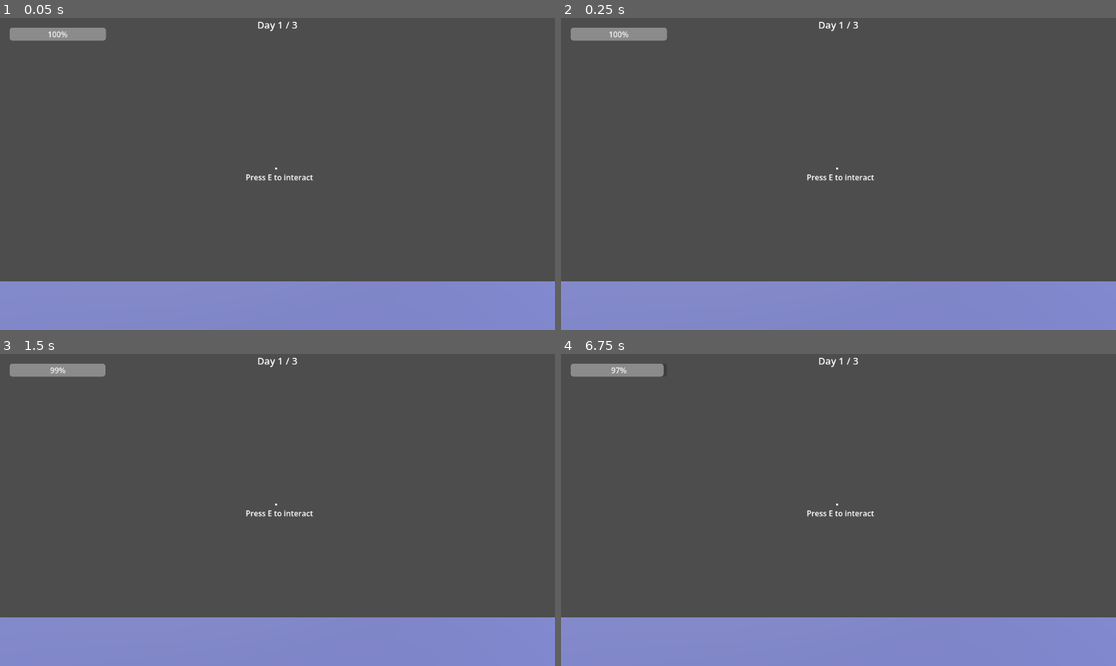
Above: before the commit, frames 1-4 (two rows, left to right).
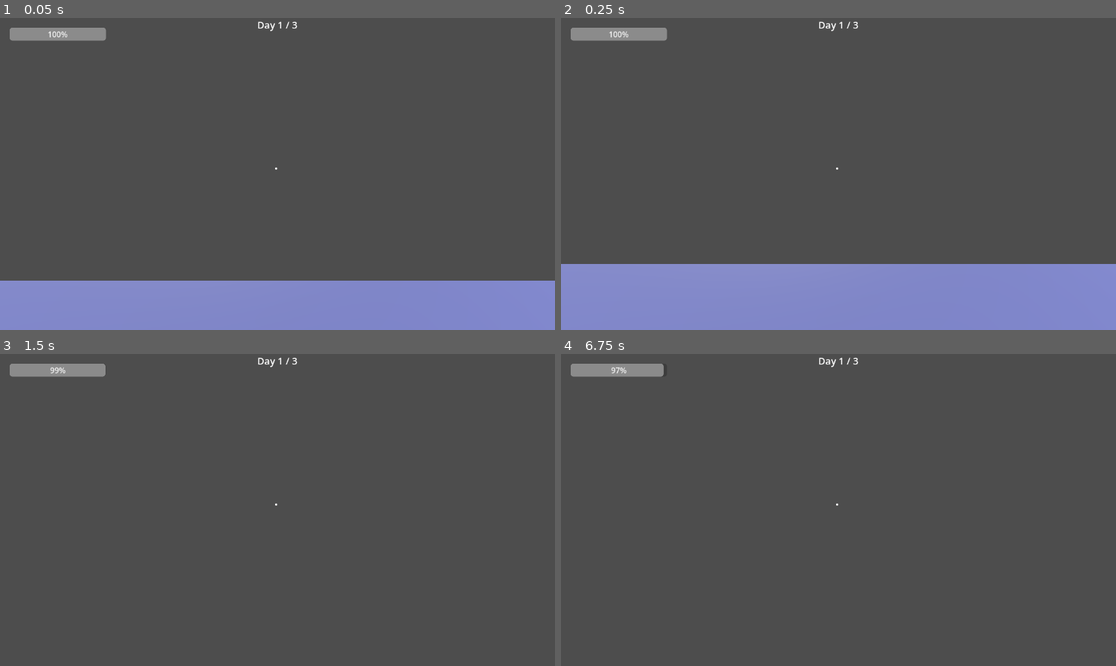
Above: after the commit, the same moments.

Repository: pknamo2552/last-seed-game
Game: Godot game, scene res://scenes/world.tscn
The game is run twice, just before and just after one commit, with the same random seed, the same clock (stepped at 60 frames per second) and the same inputs.
Inputs (mouse positions are in pixels of both pictures, inside the frame that each line leads up to):
- Up to frame 1 (0.05 s): no input
- Up to frame 2 (0.25 s): no input
- Up to frame 3 (1.5 s): tap E (interact) at 0.5, 1.25, 1.35 s; move the mouse to (305, 510) at 0.52 s; hold W (up) from 0.53 s (still down); tap F (dig) at 0.6 s; tap Space (jump) at 0.77 s; move the mouse to (249, 510) at 1.27 s
- Up to frame 4 (6.75 s): tap Space (jump) at 1.52, 3.02, 3.77, 4.52, 6.02 s; tap E (interact) at 2, 2.75, 3.5, 3.6, 4.25, 5.85 s; move the mouse to (849, 503) at 2.02 s; tap Q (place) at 2.1, 4.35, 6.6 s; move the mouse to (832, 516) at 2.77 s; tap F (dig) at 2.85, 5.1 s; move the mouse to (877, 513) at 3.52 s; move the mouse to (794, 506) at 4.27 s; move the mouse to (844, 510) at 5.02 s; move the mouse to (816, 503) at 5.77 s; release W (up) at 5.78 s; hold D (right) 5.78-6.53 s; move the mouse to (866, 510) at 6.52 s; hold W (up) from 6.53 s (still down)

The runs differ from the first frame. In frame 1, 0.3% of the frame differs, in the area x 0-100%, y 50-85%; in frame 2, 5.7%; in frame 3, 16%, in the area x 0-100%, y 50-100%; in frame 4, 16%.
Error before the commit: Parse Error: Preload file "res://block.tscn" does not exist. (res://scripts/character.gd:18)

Commit message:
fix code

Diff:
--- a/scripts/character.gd
+++ b/scripts/character.gd
@@ -15,7 +15,7 @@
 @export var interact_label: Label
 @export var inventory_ui: Control
 
-const BLOCK_SCENE = preload("res://block.tscn")
+const BLOCK_SCENE = preload("res://scenes/block.tscn")
 
 var gravity = ProjectSettings.get_setting("physics/3d/default_gravity")
 var held_object: RigidBody3D = null
